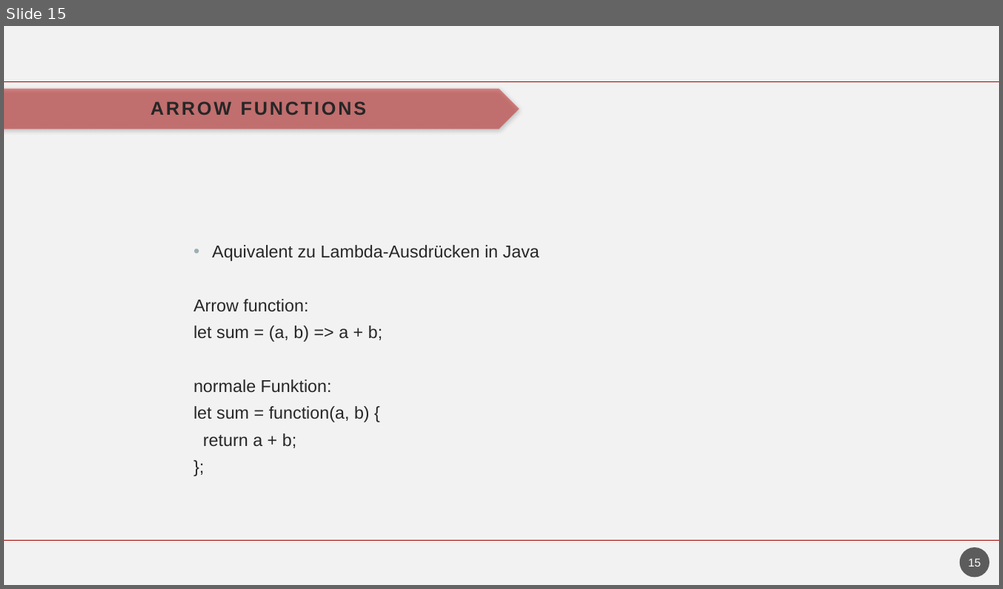
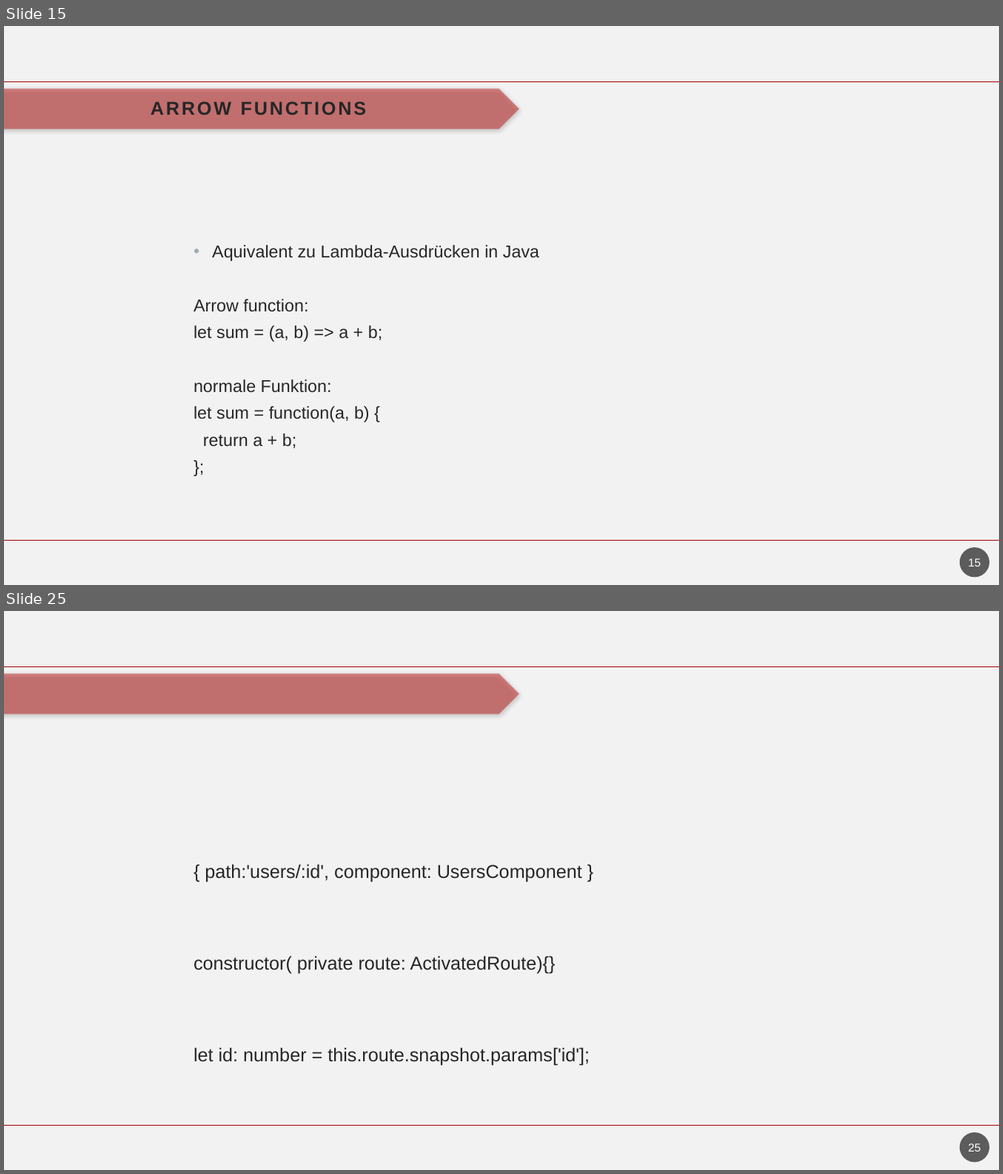
Before and after one commit to havrazO/Angular-Vortrag, a slide deck: vortrag/präsentation/entwurf/angular.pptm. Shown one above the other, each under a label of ours: slide 15 before the commit, slides 15 and 25 after it; the slides between them are not shown. The pictures are 1003x589 and 1003x1174 pixels, drawn with LibreOffice and Linux fonts; fonts in the diff are those of the drawing; background and template pictures are left out. Boxes give left, top, right and bottom in pixels: in the first picture for what was removed or moved away, otherwise in the second. Text is boxed around its words. In the diff, an @@ line names an element or a change of style, - is before the commit and + after.

```diff
--- a/vortrag/präsentation/entwurf/angular.pptm
+++ b/vortrag/präsentation/entwurf/angular.pptm
@@ slide 25 added at (4,611,999,1170), background #F2F2F2; not listed: 3 template elements that a slide beside it also shows @@
@@ text added at (193,864,589,1065), 18 pt, text #262626 @@
+{ path:'users/:id', component: UsersComponent }
+constructor( private route: ActivatedRoute){}
+let id: number = this.route.snapshot.params['id'];
@@ page number added at (960,1133,990,1163), fill #1D1D1D at 70% opacity, 11 pt, text #FFFFFF @@
+25
```
Also in this commit, not shown: 1 slide changed, 9 other slides added, 3 other files.
